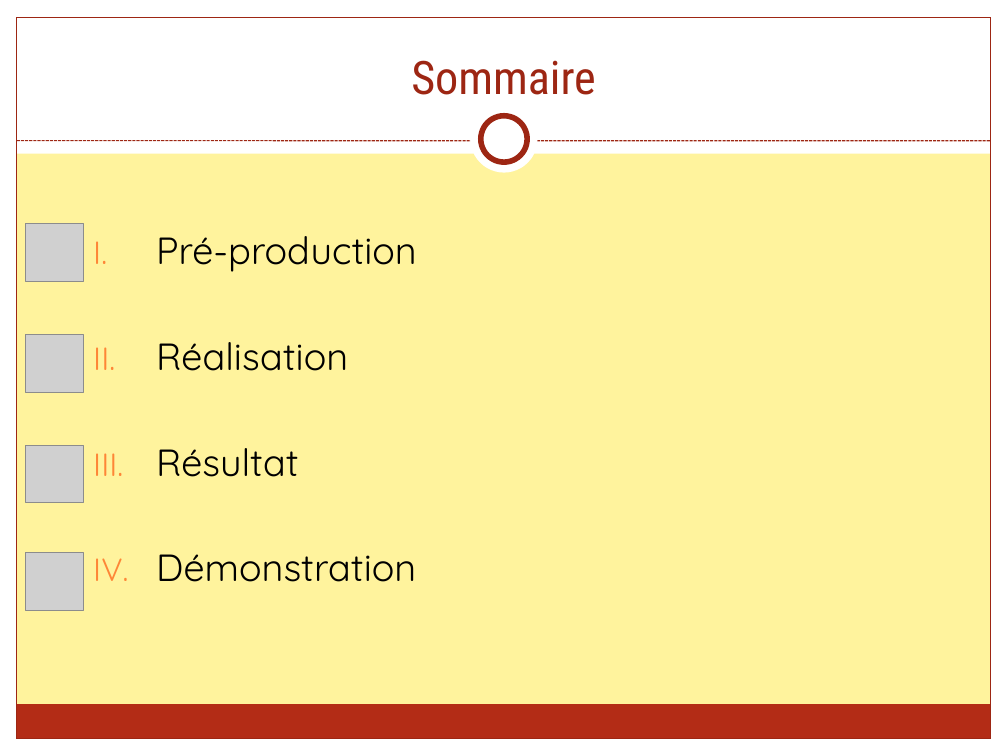
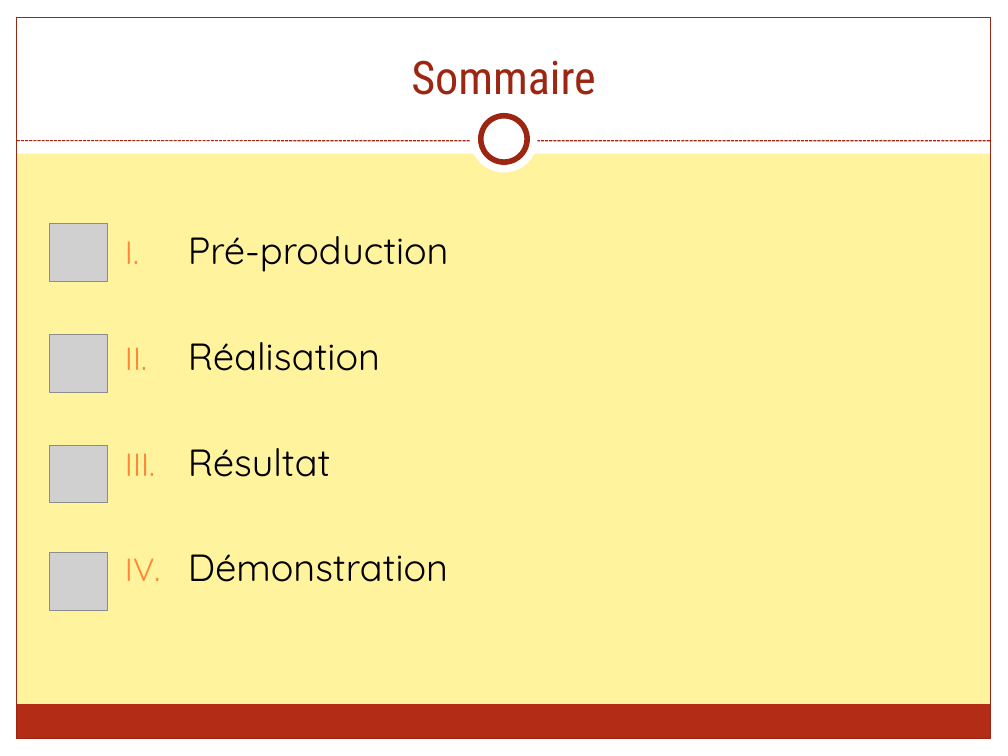
Before and after one commit to FieryWeasel/Picarete, a slide deck: slide 2 of SOURCES/RAPPORTS/Picarete - Presentation.pptx. Drawn at 1008x756 pixels with LibreOffice and Linux fonts; fonts in the diff are those of the drawing; grey boxes stand for pictures. Boxes give left, top, right and bottom in pixels: in the first picture for what was removed or moved away, otherwise in the second. Text is boxed around its words. In the diff, an @@ line names an element or a change of style, - is before the commit and + after.

```diff
--- a/SOURCES/RAPPORTS/Picarete - Presentation.pptx
+++ b/SOURCES/RAPPORTS/Picarete - Presentation.pptx
@@ text "Pré-production": place and size @@
-text "Pré-production" at box(156, 236, 417, 582)
+text "Pré-production" at box(188, 236, 449, 582)
@@ 4 pictures: place and size @@
-4 pictures at box(26, 224, 84, 610)
+4 pictures at box(49, 224, 107, 610)
```
Also in this commit, not shown: 8 other slides changed, 1 slide added, 1 slide removed, 4 other files.
